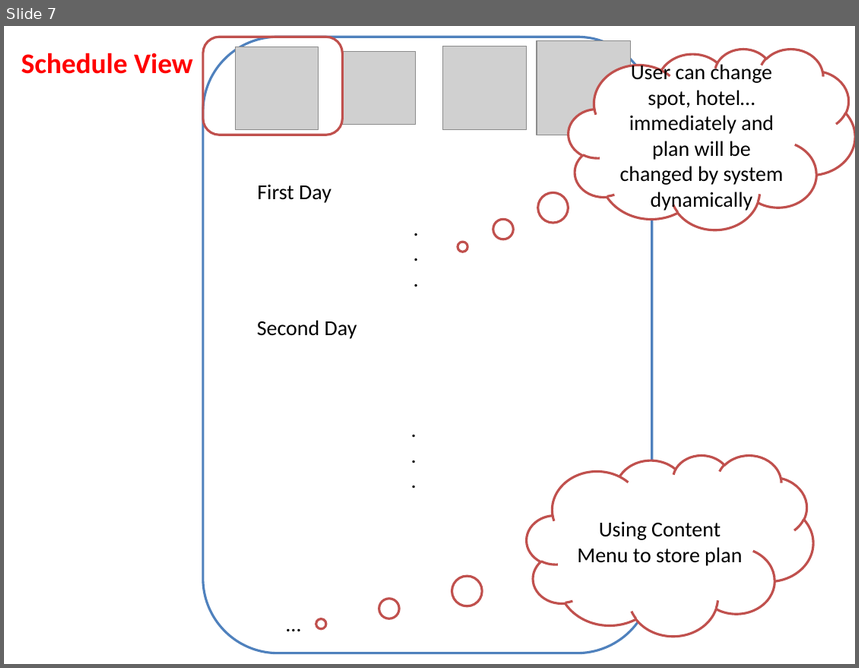
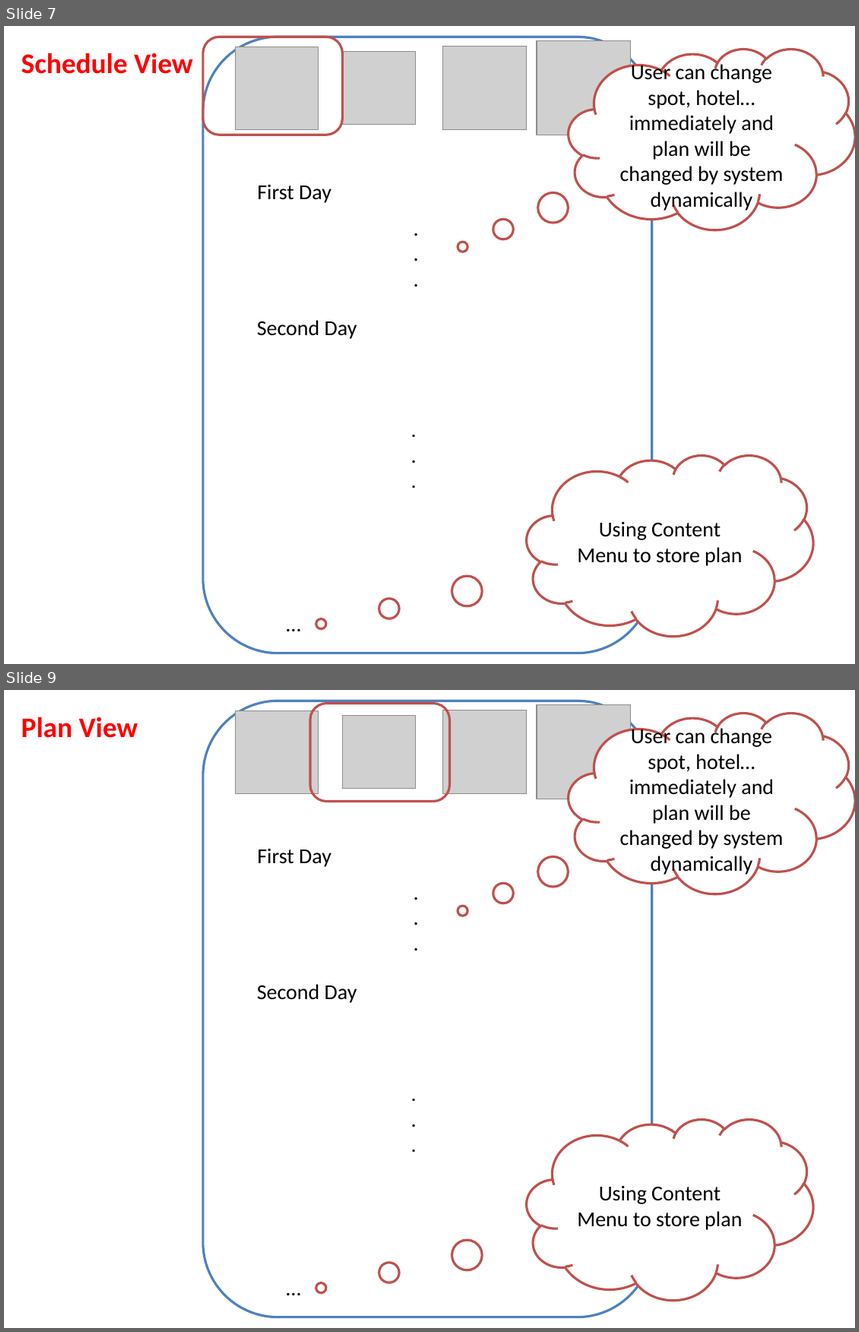
Before and after one commit to samuelhsin/TravelAgent, a slide deck: doc/TAv1.0 UI wireframe.pptx. Shown one above the other, each under a label of ours: slide 7 before the commit, slides 7 and 9 after it; the slides between them are not shown. The pictures are 859x668 and 859x1332 pixels, drawn with LibreOffice and Linux fonts; fonts in the diff are those of the drawing; grey boxes stand for pictures. Boxes give left, top, right and bottom in pixels: in the first picture for what was removed or moved away, otherwise in the second. Text is boxed around its words. In the diff, an @@ line names an element or a change of style, - is before the commit and + after.

```diff
--- a/doc/TAv1.0 UI wireframe.pptx
+++ b/doc/TAv1.0 UI wireframe.pptx
@@ slide 9 added at [4,690,855,1328], background #FFFFFF @@
@@ rounded rectangle added at [203,701,652,1317], fill #FFFFFF, outline #4F81BD 2 pt @@
@@ picture added at [236,711,319,795] @@
@@ rounded rectangle added at [310,704,450,802], outline #C0504D 2 pt @@
@@ picture added at [443,711,527,794] @@
@@ picture added at [537,705,630,799] @@
@@ text added at [21,717,139,738], 24 pt, text #FF0000, bold @@
+Plan View
@@ picture added at [343,716,416,789] @@
@@ thought cloud added at [569,713,855,894], fill #FFFFFF, outline #C0504D 2 pt, 18 pt, text #000000 @@
+User can change spot, hotel… immediately and plan will be changed by system dynamically
@@ text added at [257,848,332,867], 18 pt, text #000000 @@
+First Day
@@ text added at [405,875,428,961], 18 pt, text #000000 @@
+.
+.
+.
@@ text added at [257,984,357,1003], 18 pt, text #000000 @@
+Second Day
@@ text added at [403,1076,427,1163], 18 pt, text #000000 @@
+.
+.
+.
@@ thought cloud added at [527,1119,813,1300], fill #FFFFFF, outline #C0504D 2 pt, 18 pt, text #000000 @@
+Using Content Menu to store plan
@@ text added at [278,1271,310,1305], 18 pt, text #000000 @@
+…
```
Also in this commit, not shown: 3 other slides added, 6 other files.
